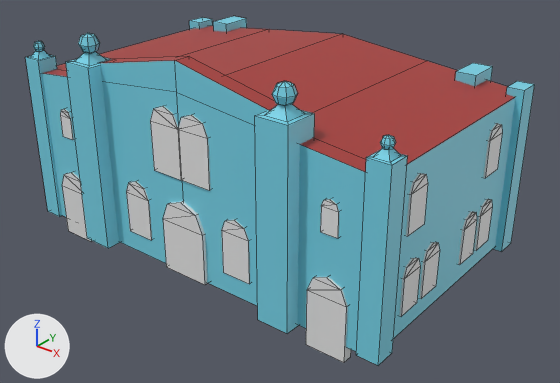
An edit to the FBX model Assets/Meshes/Buildings/City/mesh_SynagogueLowPoly.fbx, drawn before and after from the same camera.
Rendered twice from a 50 mm camera at (16.86, -20.45, 14.3) aimed at (0.83, -0.42, 1.88). Lighting does not change. The marker at lower left points along +X, +Y and +Z. Mesh edges are drawn as thin lines. Where no turn or scale is listed for an object, it has been applied to the vertices.

Before the edit, the objects in view are built like this:
```python
me_cube_007 = bpy.data.meshes.new('Cube.007')
me_cube_007.from_pydata(...)  # 558 vertices, 583 faces; spans x -7.8..7.8, y -5.0..5.0, z -0.5..7.7
# faces by material slot: [230, 8, 345]
me_cube_007.materials.append(mat_ma)  # cyan #76d2e7
me_cube_007.materials.append(mat_mb)  # red #a83834
me_cube_007.materials.append(mat_mc)  # white #e7e7e7
ob_synagoguemesh_001 = bpy.data.objects.new('SynagogueMesh.001', me_cube_007)
ob_synagoguemesh_001.location = (0.0, 0.0, 0.0)
```
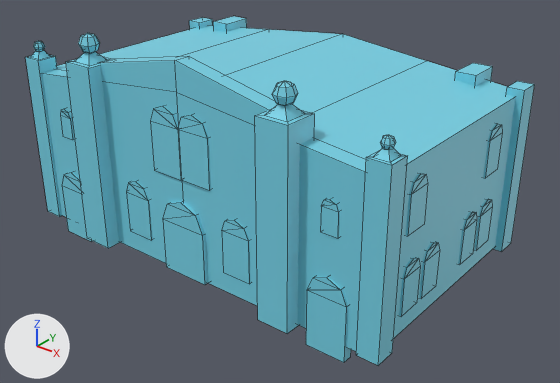
Edits to the scene script, one JSON object a line:
```json
{"block": "me_cube_007", "where": "me_cube_007.from_pydata(...)  # 558 vertices, 583 faces; spans x -7.8..7.8, y -5.0..5.0, z -0.5..7.7"}
{"block": "me_cube_007", "where": "# used by ob_synagoguemesh_001; location = (0.0, 0.0, 0.0)"}
{"block": "me_cube_007", "change": "me_cube_007 part 1: all 8 faces that had it switch from mat_mb (red #a83834) to mat_ma (cyan #76d2e7)"}
{"block": "me_cube_007", "change": "me_cube_007 part 2: all 345 faces that had it switch from mat_mc (white #e7e7e7) to mat_ma (cyan #76d2e7)"}
```

Pixel boxes [x1, y1, x2, y2] of what changed, in the pictures (560 x 383 px):
```json
{"part": 1, "of": "me_cube_007", "change": "recoloured", "before": [44, 26, 515, 172], "after": [44, 26, 515, 172]}
{"part": 2, "of": "me_cube_007", "change": "recoloured", "before": [60, 106, 502, 362], "after": [60, 106, 502, 362], "on screen": "white to cyan"}
```
